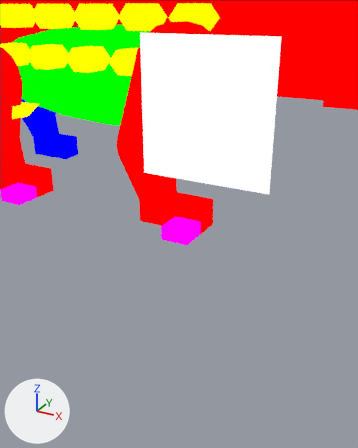
A saved change to the Blender file assets-source/blender/motion/ankylosaurus-sneeze.blend.
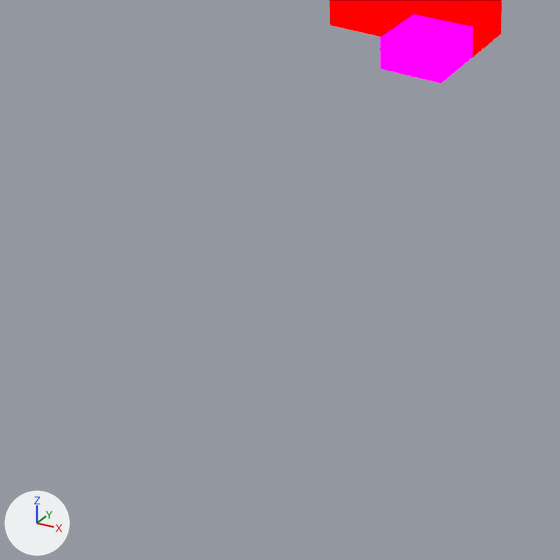
Each version appears first from a camera (50 mm lens) standing at (80.17, -35.5, 14.7) and looking at (75.89, -27.71, 10.8), and next in a close-up on the part from 0% to 66% of the width and 47% to 100% of the height. Lighting does not change. The marker at lower left points along +X, +Y and +Z. The last two pictures show the newer version.

The older version as bpy lines, for what is in view:
```python
me_dinotycoon_motion_ankylosaurus_sneeze_sample_near_front_claws = bpy.data.meshes.new('DinoTycoon_Motion_ankylosaurus_sneeze_sample_near_front_claws')
me_dinotycoon_motion_ankylosaurus_sneeze_sample_near_front_claws.from_pydata(...)  # a box spanning x 64.22..66.22, y -9.0..-7.0, z 0.0..1.0
me_dinotycoon_motion_ankylosaurus_sneeze_sample_near_front_claws.materials.append(mat_dinotycoon_role_w)  # pink #ff00ff
me_dinotycoon_motion_ankylosaurus_sneeze_sample_near_front_foot = bpy.data.meshes.new('DinoTycoon_Motion_ankylosaurus_sneeze_sample_near_front_foot')
me_dinotycoon_motion_ankylosaurus_sneeze_sample_near_front_foot.from_pydata(...)  # a box spanning x 61.18..66.22, y -7.0..-5.0, z 0.0..2.0
me_dinotycoon_motion_ankylosaurus_sneeze_sample_near_front_foot.materials.append(mat_dinotycoon_role_b)  # red #ff0000
ob_dinotycoon_motion_ankylosaurus_sneeze_near_front_claws = bpy.data.objects.new('DinoTycoon_Motion_ankylosaurus_sneeze_near_front_claws', me_dinotycoon_motion_ankylosaurus_sneeze_sample_near_front_claws)
ob_dinotycoon_motion_ankylosaurus_sneeze_near_front_claws.location = (0.0, 0.0, 0.0)
ob_dinotycoon_motion_ankylosaurus_sneeze_near_front_foot = bpy.data.objects.new('DinoTycoon_Motion_ankylosaurus_sneeze_near_front_foot', me_dinotycoon_motion_ankylosaurus_sneeze_sample_near_front_foot)
ob_dinotycoon_motion_ankylosaurus_sneeze_near_front_foot.location = (0.0, 0.0, 0.0)
```
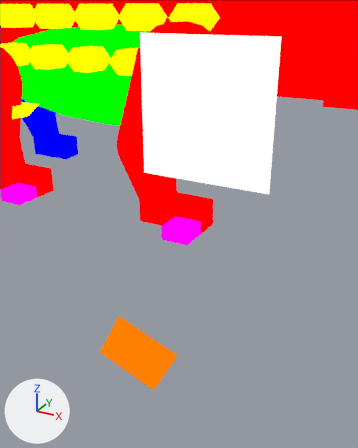
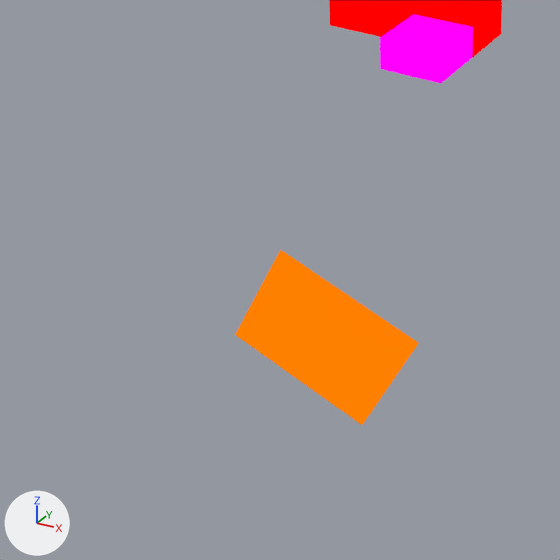
The newer file adds a shape key; the second version is drawn at full value of the shape key 'sneeze_04' of 'DinoTycoon_Motion_ankylosaurus_sneeze_eye_white', and the change is written as the vertex moves it makes.

Changed parts and their boxes (x1, y1, x2, y2) in the close-ups (560 x 560 px):
'DinoTycoon_Motion_ankylosaurus_sneeze_eye_white', added (orange): after (235, 250, 419, 425)

Edits to the bpy script that builds the scene:
```text
Add mat_dinotycoon_role_y:
    mat_dinotycoon_role_y = emission_material('DinoTycoon_Role_Y')
    mat_dinotycoon_role_y.base_color = (1.0, 0.216, 0.0)  # orange #ff8000
Add me_dinotycoon_motion_ankylosaurus_sneeze_sample_eye_white:
    me_dinotycoon_motion_ankylosaurus_sneeze_sample_eye_white.from_pydata([(75.28, -29.0, 9.24), (76.57, -29.0, 8.79), (76.03, -29.0, 7.73), (74.74, -29.0, 8.18), (75.28, -29.0, 9.24), (76.57, -29.0, 8.79), (76.03, -29.0, 7.73), (74.74, -29.0, 8.18)], [], [(3, 2, 1, 0), (4, 5, 6, 7), (0, 1, 5, 4), (1, 2, 6, 5), (2, 3, 7, 6), (3, 0, 4, 7)])
    me_dinotycoon_motion_ankylosaurus_sneeze_sample_eye_white.materials.append(mat_dinotycoon_role_y)  # orange #ff8000
Add ob_dinotycoon_motion_ankylosaurus_sneeze_eye_white:
    ob_dinotycoon_motion_ankylosaurus_sneeze_eye_white = bpy.data.objects.new('DinoTycoon_Motion_ankylosaurus_sneeze_eye_white', me_dinotycoon_motion_ankylosaurus_sneeze_sample_eye_white)
    ob_dinotycoon_motion_ankylosaurus_sneeze_eye_white.location = (0.0, 0.0, 0.0)
```
